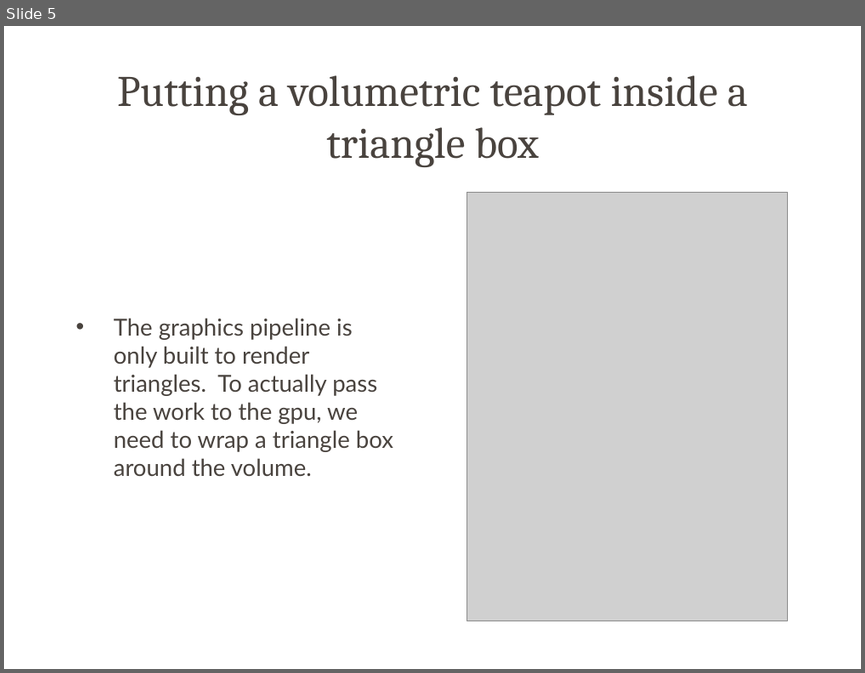
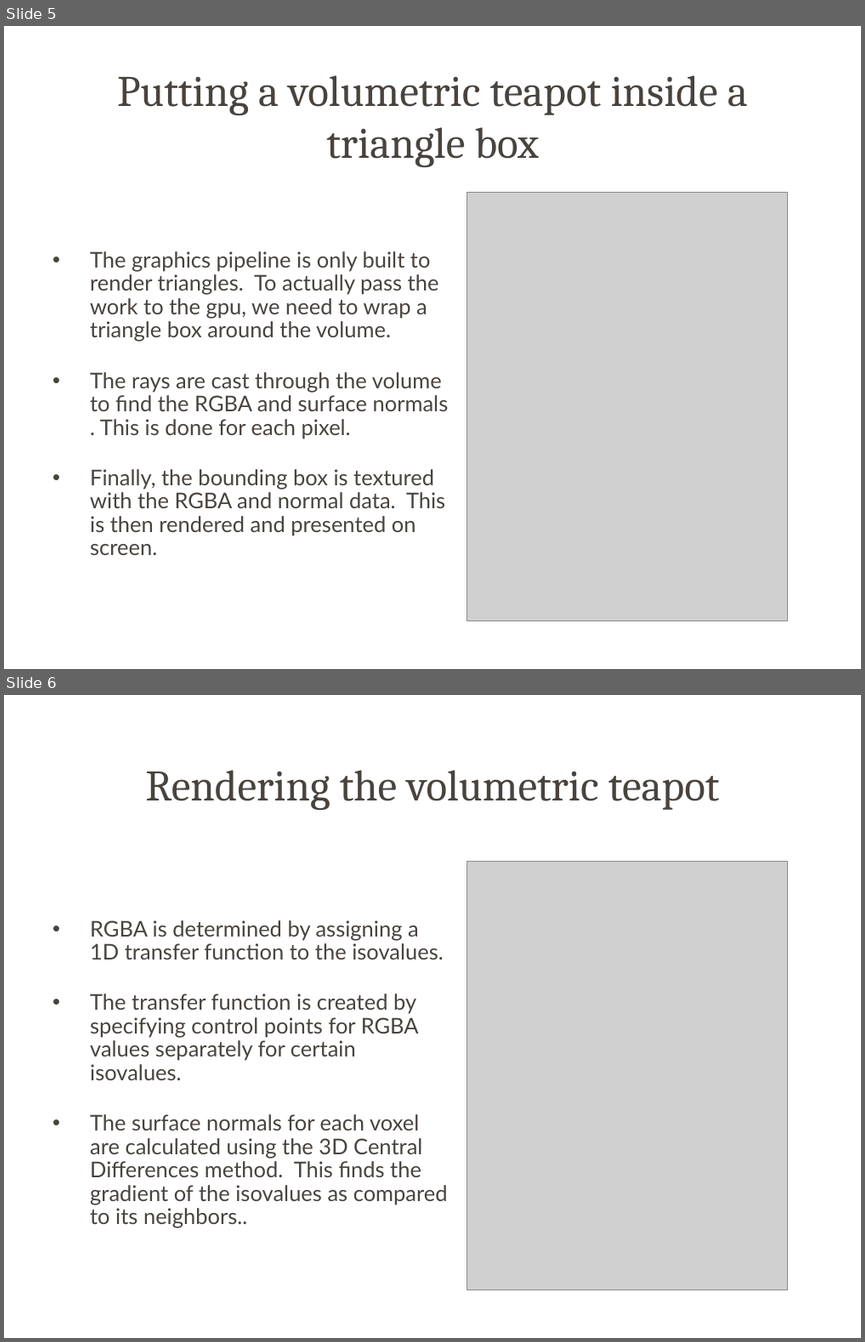
Before and after one commit to deltasquad451/xna-volumetric-renderer, a slide deck: volumerenderer.ppt. Shown one above the other, each under a label of ours: slide 5 before the commit, slides 5 and 6 after it. The pictures are 865x673 and 865x1342 pixels, drawn with LibreOffice and Linux fonts; fonts in the diff are those of the drawing; grey boxes stand for pictures; background and template pictures are left out. Boxes give left, top, right and bottom in pixels: in the first picture for what was removed or moved away, otherwise in the second. Text is boxed around its words. In the diff, an @@ line names an element or a change of style, - is before the commit and + after.

Commit message:
Modified the presentation to include Evan's points.

```diff
--- a/volumerenderer.ppt
+++ b/volumerenderer.ppt
@@ slide 6 added at [4,695,861,1338], background picture (left out) @@
@@ title added at [145,770,720,810], 52 pt, text #49433E @@
+Rendering the volumetric teapot
@@ picture added at [466,861,788,1289] @@
@@ text added at [90,920,448,1228], 25.9 pt, text #49433E @@
+• RGBA is determined by assigning a 1D transfer function to the isovalues.
+• The transfer function is created by specifying control points for RGBA values separately for certain isovalues.
+• The surface normals for each voxel are calculated using the 3D Central Differences method. This finds the gradient of the isovalues as compared to its neighbors..
@@ slide 5 changed as well @@
@@ text "The graphics pipeline is only ...": place and size @@
-text "The graphics pipeline is only ..." at [114,318,393,476]
+text "The graphics pipeline is only ..." at [90,251,449,555]
@@ text at [90,251,439,341]: size 28 to 25.9 pt in "The graphics pipeline is only built to ..."; line spacing 1 to 0.9 @@
@@ text at [90,372,449,555]: paragraphs added @@
+• The rays are cast through the volume to find the RGBA and surface normals . This is done for each pixel.
+• Finally, the bounding box is textured with the RGBA and normal data. This is then rendered and presented on screen.
```
Also in this commit, not shown: 1 other slide changed.
